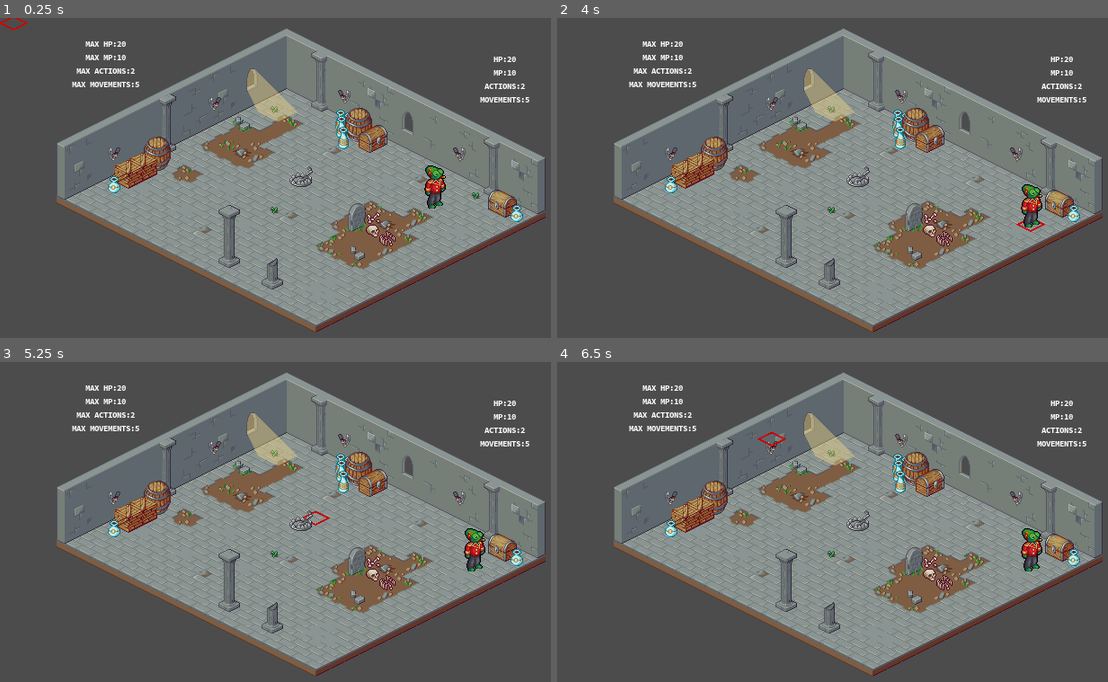
Above: before the commit, frames 1-4 (two rows, left to right).
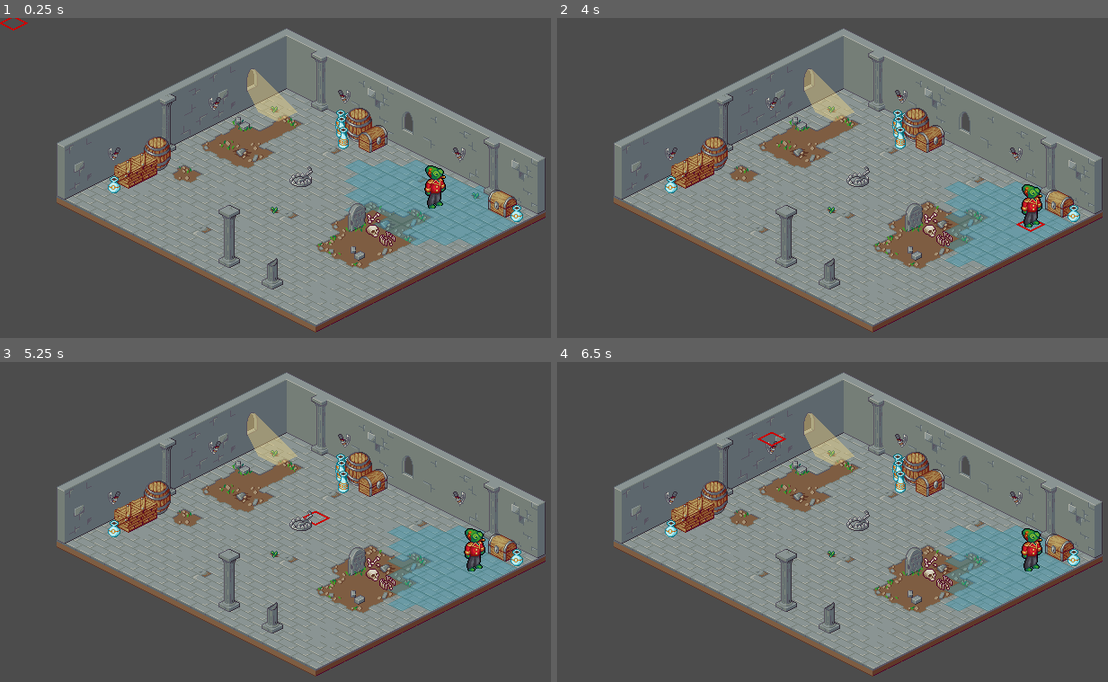
Above: after the commit, the same moments.

Repository: realkotob/T-RPG
Game: Godot game, scene res://Scenes/Demo.tscn
Two runs of this game, one before a commit and one after it. Both use one fixed random seed, a clock stepped at 60 frames per second and the inputs below.
Inputs (mouse positions are in pixels of both pictures, inside the frame that each line leads up to):
- Up to frame 1 (0.25 s): no input
- Up to frame 2 (4 s): tap Enter at 0.5, 2, 3.5 s; move the mouse to (970, 165) at 0.52 s; click (970, 165) at 0.67 s; tap Space at 1.25, 2.75 s; move the mouse to (727, 197) at 1.27 s; click (727, 197) at 1.42 s; move the mouse to (904, 107) at 2.02 s; click (904, 107) at 2.17 s; move the mouse to (815, 245) at 2.77 s; click (815, 245) at 2.92 s; move the mouse to (1019, 229) at 3.52 s; click (1019, 229) at 3.67 s
- Up to frame 3 (5.25 s): tap Space at 4.25 s; move the mouse to (115, 474) at 4.27 s; click (115, 474) at 4.42 s; move the mouse to (314, 525) at 5.02 s; click (314, 525) at 5.17 s
- Up to frame 4 (6.5 s): move the mouse to (760, 442) at 5.77 s; click (760, 442) at 5.92 s

The runs differ from the first frame. In frame 1, 5.5% of the frame differs, in the area x 13-97%, y 7-72%; in frame 2, 4.4%; in frame 3, 4.4%; in frame 4, 4.4%.

Commit message:
Ajout des zone de déplacement

Diff:
--- /dev/null
+++ b/Classes/IsoTileMap.gd
@@ -0,0 +1,10 @@
+extends TileMap
+
+class_name IsoTileMap
+
+# Define the map size, in cells
+export(Vector2) var map_size : Vector2
+
+# Return the point index
+func calculate_point_index(point):
+	return point.x + map_size.x * point.y
--- a/Scenes/Characters/Character.tscn
+++ b/Scenes/Characters/Character.tscn
@@ -54,6 +54,7 @@
 script = ExtResource( 9 )
 
 [node name="StatsLabel" type="Label" parent="Attributes/Stats"]
+visible = false
 margin_left = 215.262
 margin_top = -30.1822
 margin_right = 248.262
@@ -65,6 +66,7 @@
 script = ExtResource( 11 )
 
 [node name="MaxStatsLabel" type="Label" parent="Attributes/Stats"]
+visible = false
 margin_left = -239.077
 margin_top = -46.8944
 margin_right = -206.077
--- a/Scenes/Characters/Idle.gd
+++ b/Scenes/Characters/Idle.gd
@@ -1,6 +1,7 @@
 extends States
 
 onready var map_node = get_tree().get_root().get_node("Master/Map")
+onready var area_node = get_tree().get_root().get_node("Master/Map/Area")
 onready var move_node = get_parent().get_node("Move")
 onready var stats_node = get_parent().get_parent().get_node("Attributes/Stats")
 onready var cursor_sprite_node = get_tree().get_root().get_node("Master/Cursor/Sprite")
@@ -11,10 +12,12 @@
 
 signal path_chosen
 signal path_valid
+signal draw_movement_area
 
 func _ready():
 	var _err = self.connect("path_chosen", move_node, "_on_Idle_path_chosen")
 	_err = self.connect("path_valid", cursor_sprite_node, "_on_path_valid")
+	_err = self.connect("draw_movement_area", area_node, "_on_draw_movement_area")
 
 func update(_host, _delta):
 	var is_path_valid = check_path(path)
@@ -24,9 +27,11 @@
 
 # When the state is entered define the actor postiton, empty the path and potential_path array, and set a potential_path
 func enter_state(host):
+
 	position = host.position
 	initialize_path_value()
 	set_potential_path(host.get_viewport().get_mouse_position())
+	emit_signal("draw_movement_area", position, stats_node.get_actual_movements())
 
 # When the state is exited, empty the path and potential path array
 func exit_state(_host):
--- a/Scenes/Combat/PathfindingAStar.gd
+++ b/Scenes/Combat/PathfindingAStar.gd
@@ -1,4 +1,4 @@
-extends TileMap
+extends IsoTileMap
 
 # Create a Astar node and store it in the variable astar_node
 onready var astar_node = AStar.new()
@@ -6,9 +6,6 @@
 onready var grounds_tilemap = get_node("Grounds")
 onready var obstacles_tilemap = get_parent().get_node("YSort").get_node("Obstacles")
 onready var walls_tilemap = get_node("Walls")
-
-# Define the map size, in cells
-export(Vector2) var map_size = Vector2(100, 100)
 
 var path_start_position : Vector2 setget set_path_start_position
 var path_end_position : Vector2 setget set_path_end_position
@@ -20,9 +17,10 @@
 const BASE_LINE_WIDTH = 4.0
 const DRAW_COLOR = Color('#fff')
 
-# signal path_found
+func _ready():
+	# Define the map size, in cells
+	map_size = Vector2(100, 100)
 
-func _ready():
 	# Store all the passable cells into the array grounds
 	grounds = grounds_tilemap.get_used_cells()
 
@@ -41,20 +39,19 @@
 	var points_array = []
 
 	# Go through all the cells of the map, and check if they are in the obstacles array
-	for y in range (map_size.y):
-		for x in range (map_size.x):
+	for i in range (len(grounds)):
 
-			# Store the coordonates of the current cell, check if it is in the obstacles array, and if it is: skip to the next cell
-			var point := Vector2(x, y)
-			if point in obstacles:
-				continue
+		# Store the coordonates of the current cell, check if it is in the obstacles array, and if it is: skip to the next cell
+		var point = grounds[i]
+		if point in obstacles:
+			continue
 
-			# Add the last cell checked in the array of points we will create in the astar_node
-			points_array.append(point)
+		# Add the last cell checked in the array of points we will create in the astar_node
+		points_array.append(point)
 
-			# Caculate an index for our point, and add it to the astar_node
-			var point_index = calculate_point_index(point)
-			astar_node.add_point(point_index, Vector3(point.x, point.y, 0.0))
+		# Caculate an index for our point, and add it to the astar_node
+		var point_index = calculate_point_index(point)
+		astar_node.add_point(point_index, Vector3(point.x, point.y, 0.0))
 
 	return points_array
 
@@ -92,42 +89,51 @@
 func calculate_point_index(point):
 	return point.x + map_size.x * point.y
 
-# Retrun the shortest path between two points, or null if there is no path to take to get there
-func find_path(world_start, world_end):
+# Retrun the shortest path between two points, or an empty path if there is no path to take to get there
+func find_path(world_start, world_end) -> Array:
 
+	# Set the start and end point
 	set_path_start_position(world_to_map(world_start))
 	set_path_end_position(world_to_map(world_end))
 
+	# Calculate a path between this two points
 	calculate_path()
 
+	# Convert the path from a point path, to a path of coordonates in the game world
 	var path_world = []
 	for point in _point_path:
 		var point_world = map_to_world(Vector2(point.x, point.y))
 		point_world.y += _half_cell_size.y
 		path_world.append(point_world)
 
-#	# Emit the information: if there is a path found of not
-#	if len(path_world) <= 1:
-#		emit_signal("path_found", false)
-#	else:
-#		emit_signal("path_found", true)
-
 	return path_world
 
+# Calculate the path between two positions
 func calculate_path():
+	# Check if the given start and end points are valid, retrun an empty array if not
 	if path_start_position == Vector2() or path_end_position == Vector2():
 		_point_path = []
 		return
+
+	# Calculate the start and the end point index
 	var start_point_index = calculate_point_index(path_start_position)
 	var end_point_index = calculate_point_index(path_end_position)
+
+	# Find a path between this two points, and store it into _point_path
 	_point_path = astar_node.get_point_path(start_point_index, end_point_index)
 
-func set_path_start_position(value):
-	if value in obstacles or is_outside_map_bounds(value):
-		value = Vector2()
-	path_start_position = value
+# Set the start path to the given value, unless this point is an obstacle or outside the map
+func set_path_start_position(point) -> void:
+	if !is_position_valid(point):
+		point = Vector2()
+	path_start_position = point
 
-func set_path_end_position(value):
-	if value in obstacles or is_outside_map_bounds(value):
-		value = Vector2()
-	path_end_position = value
+# Set the end path to the given value, unless this point is an obstacle or outside the map
+func set_path_end_position(point) -> void:
+	if !is_position_valid(point):
+		point = Vector2()
+	path_end_position = point
+
+# Check if a position is valid, return true if it is, false if it is not
+func is_position_valid(point: Vector2) -> bool:
+	return !(point in obstacles or is_outside_map_bounds(point))
--- a/Scenes/Demo.tscn
+++ b/Scenes/Demo.tscn
@@ -1,14 +1,38 @@
-[gd_scene load_steps=7 format=2]
-
-[ext_resource path="res://Environement/TileSet/TourInterieur.tres" type="TileSet" id=1]
-[ext_resource path="res://Scenes/Combat/PathfindingAStar.gd" type="Script" id=2]
-[ext_resource path="res://Environement/Tiles/TilesetMurs.png" type="Texture" id=3]
-[ext_resource path="res://Scenes/Cursor/Cursor.tscn" type="PackedScene" id=4]
-[ext_resource path="res://Scenes/Characters/Character.tscn" type="PackedScene" id=5]
+[gd_scene load_steps=10 format=2]
+
+[ext_resource path="res://Scenes/Combat/PathfindingAStar.gd" type="Script" id=1]
+[ext_resource path="res://Environement/TileSet/TourInterieur.tres" type="TileSet" id=2]
+[ext_resource path="res://Sprites/Areas.png" type="Texture" id=3]
+[ext_resource path="res://Scenes/WalkableCells.gd" type="Script" id=4]
+[ext_resource path="res://Environement/Tiles/TilesetMurs.png" type="Texture" id=5]
+[ext_resource path="res://Scenes/Cursor/Cursor.tscn" type="PackedScene" id=6]
+[ext_resource path="res://Scenes/Characters/Character.tscn" type="PackedScene" id=7]
 
 [sub_resource type="TileSet" id=1]
+0/name = "Areas.png 0"
+0/texture = ExtResource( 3 )
+0/tex_offset = Vector2( 0, 0 )
+0/modulate = Color( 1, 1, 1, 1 )
+0/region = Rect2( 0, 0, 32, 16 )
+0/tile_mode = 0
+0/occluder_offset = Vector2( 0, 0 )
+0/navigation_offset = Vector2( 0, 0 )
+0/shapes = [  ]
+0/z_index = 0
+1/name = "Areas.png 1"
+1/texture = ExtResource( 3 )
+1/tex_offset = Vector2( 0, 0 )
+1/modulate = Color( 1, 1, 1, 1 )
+1/region = Rect2( 32, 0, 32, 16 )
+1/tile_mode = 0
+1/occluder_offset = Vector2( 0, 0 )
+1/navigation_offset = Vector2( 0, 0 )
+1/shapes = [  ]
+1/z_index = 0
+
+[sub_resource type="TileSet" id=2]
 0/name = "TilesetMurs.png 0"
-0/texture = ExtResource( 3 )
+0/texture = ExtResource( 5 )
 0/tex_offset = Vector2( -7, -68 )
 0/modulate = Color( 1, 1, 1, 1 )
 0/region = Rect2( 0, 0, 48, 80 )
@@ -151,23 +175,29 @@
 [node name="Master" type="Node2D"]
 
 [node name="Map" type="TileMap" parent="."]
-editor/display_folded = true
-mode = 1
-tile_set = ExtResource( 1 )
-cell_size = Vector2( 32, 16 )
-format = 1
-script = ExtResource( 2 )
+mode = 1
+cell_size = Vector2( 32, 16 )
+format = 1
+script = ExtResource( 1 )
 
 [node name="Grounds" type="TileMap" parent="Map"]
 mode = 1
-tile_set = ExtResource( 1 )
+tile_set = ExtResource( 2 )
 cell_size = Vector2( 32, 16 )
 format = 1
 tile_data = PoolIntArray( 0, 32, 65537, 1, 32, 65537, 2, 32, 65537, 3, 32, 65537, 4, 32, 65537, 5, 32, 65537, 6, 32, 65 …(5143 unchanged characters)…
 
+[node name="Area" type="TileMap" parent="Map"]
+modulate = Color( 1, 1, 1, 0.407843 )
+mode = 1
+tile_set = SubResource( 1 )
+cell_size = Vector2( 32, 16 )
+format = 1
+script = ExtResource( 4 )
+
 [node name="Walls" type="TileMap" parent="Map"]
 mode = 1
-tile_set = SubResource( 1 )
+tile_set = SubResource( 2 )
 cell_size = Vector2( 32, 16 )
 cell_y_sort = true
 format = 1
@@ -175,25 +205,24 @@
 
 [node name="WallsDecorations" type="TileMap" parent="Map"]
 mode = 1
-tile_set = SubResource( 1 )
+tile_set = SubResource( 2 )
 cell_size = Vector2( 32, 16 )
 format = 1
 tile_data = PoolIntArray( -131070, 6, 0, -131062, 6, 0, 131071, 13, 0, 262142, 7, 0, 720894, 7, 0 )
 
-[node name="Cursor" parent="." instance=ExtResource( 4 )]
+[node name="Cursor" parent="." instance=ExtResource( 6 )]
 
 [node name="YSort" type="YSort" parent="."]
-editor/display_folded = true
 
 [node name="Obstacles" type="TileMap" parent="YSort"]
 mode = 1
-tile_set = ExtResource( 1 )
+tile_set = ExtResource( 2 )
 cell_size = Vector2( 32, 16 )
 cell_y_sort = true
 format = 1
 tile_data = PoolIntArray( 65541, 8, 0, 65542, 3, 0, 65543, 46, 0, 65552, 47, 0, 65553, 9, 0, 131078, 7, 0, 262145, 20, 0, 393223, 21, 0, 393228, 37, 0, 458764, 12, 0, 458765, 18, 0, 458766, 48, 0, 589838, 19, 0, 655361, 3, 0, 720897, 2, 0, 786433, 2, 0, 851969, 9, 0, 917514, 6, 0, 917517, 5, 0 )
 
-[node name="Character" parent="YSort" instance=ExtResource( 5 )]
+[node name="Character" parent="YSort" instance=ExtResource( 7 )]
 position = Vector2( 164.395, 139.253 )
 
 [node name="CombatLoop" type="Node" parent="."]
--- /dev/null
+++ b/Scenes/WalkableCells.gd
@@ -0,0 +1,81 @@
+extends IsoTileMap
+
+onready var PathFinding := get_parent()
+
+var walkable_cells : Array
+
+enum{ BLUE_CELL, RED_CELL }
+
+# Find all the walkable cells and store them in the walkable_cells array
+func find_walkable_cells(actor_position : Vector2, actor_movements : int) -> void:
+
+	walkable_cells = []
+	var actor_point = world_to_map(actor_position)
+	var relatives : Array
+
+	# Clear all the TileMap
+	clear()
+
+	# For each actor's movement point, get the
+	for i in range(1, actor_movements +1):
+
+		if i == 1:
+			relatives = find_relatives_point(actor_point)
+		else:
+			relatives = find_relatives_array(relatives)
+
+		# Check for every points if it is valid, not already treated an if a path exist between the actor's position and it
+		for cell in relatives:
+			if PathFinding.is_position_valid(cell) == true && walkable_cells.has(cell) == false:
+
+				# Get the world position of the current point
+				var point_rel_pos = map_to_world(cell)
+
+				# Get the lenght of the path between the actor
+				var path_len = len(PathFinding.find_path(actor_position, point_rel_pos))
+				if path_len > 0 && path_len - 1 <= actor_movements:
+					walkable_cells.append(cell)
+
+# Find all the relatives to an array of points, checking if they haven't been treated before, and return it in an array
+func find_relatives_array(point_array : Array) -> Array:
+	var result_array : Array = []
+
+	for point in point_array:
+		var point_relative = PoolVector2Array([
+		Vector2(point.x + 1, point.y),
+		Vector2(point.x - 1, point.y),
+		Vector2(point.x, point.y + 1),
+		Vector2(point.x, point.y - 1)])
+
+		for cell in point_relative:
+			if !walkable_cells.has(cell):
+				result_array.append(cell)
+
+	return result_array
+
+# Find all the relatives to a points, checking if they haven't been treated before, and return it in an array
+func find_relatives_point(point: Vector2) -> Array:
+	var result_array : Array = []
+
+	var point_relative = Array([
+	Vector2(point.x + 1, point.y),
+	Vector2(point.x - 1, point.y),
+	Vector2(point.x, point.y + 1),
+	Vector2(point.x, point.y - 1)])
+
+	for cell in point_relative:
+
+		if !walkable_cells.has(cell):
+			result_array.append(cell)
+
+	return result_array
+
+# Draw the given area, with the give tile
+func draw_area(cell_array : Array, tile_id : int) -> void:
+	for cell in cell_array:
+		set_cellv(cell, tile_id, false, false, false)
+
+# On the draw movement envent, find the movement area, and draw it
+func _on_draw_movement_area(actor_position, actor_movements):
+	find_walkable_cells(actor_position, actor_movements)
+	draw_area(walkable_cells, BLUE_CELL)
--- a/project.godot
+++ b/project.godot
@@ -19,6 +19,11 @@
 "language": "GDScript",
 "path": "res://Scenes/Characters/BaseStats.gd"
 }, {
+"base": "TileMap",
+"class": "IsoTileMap",
+"language": "GDScript",
+"path": "res://Classes/IsoTileMap.gd"
+}, {
 "base": "Node",
 "class": "States",
 "language": "GDScript",
@@ -32,6 +37,7 @@
 _global_script_class_icons={
 "Attributes": "",
 "BaseStats": "",
+"IsoTileMap": "",
 "States": "",
 "StatesMachine": ""
 }
Binary file changed: Environement/Tiles/Tileset.aseprite
Not shown: 13 places in Scenes/Demo.tscn that only renumber resources
Binary file added: Sprites/Areas.aseprite
Binary file added: Sprites/Areas.png
Not shown, added: Sprites/Areas.png.import
